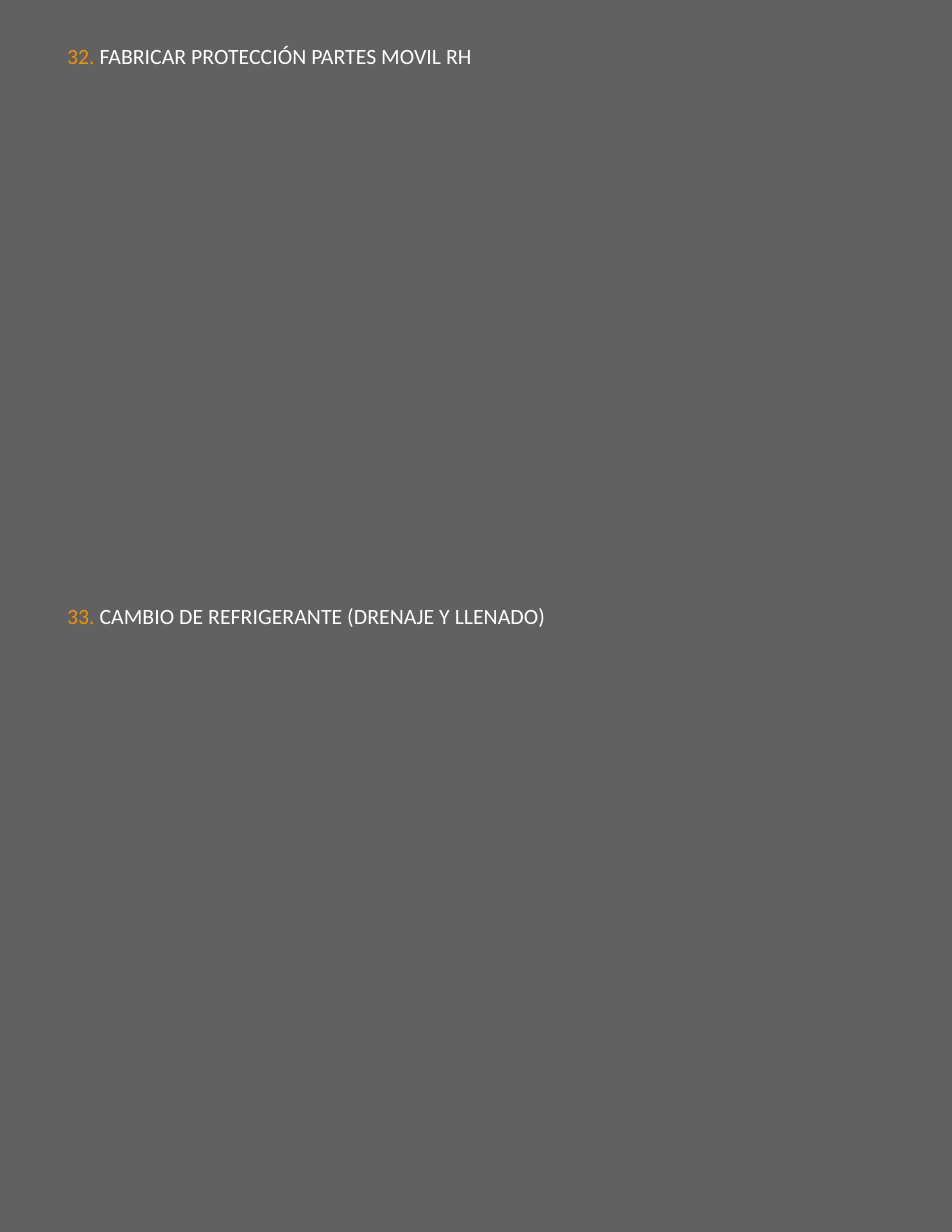
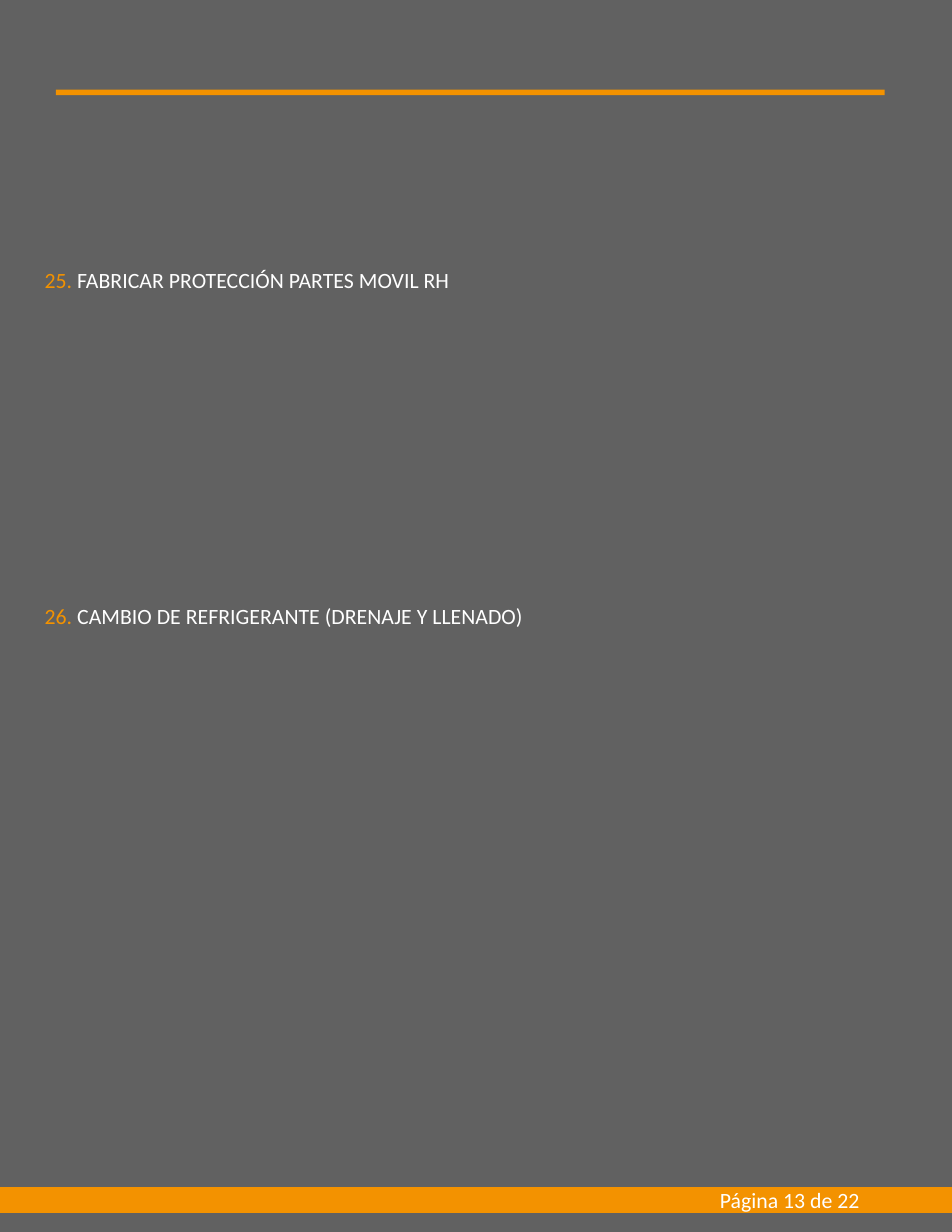
Before and after one commit to AlexanderMaverick/automated-report-excel-to-ppt, a slide deck: slide 13 of assets/archivo.pptx. Drawn at 952x1232 pixels with LibreOffice and Linux fonts; fonts in the diff are those of the drawing. Boxes give left, top, right and bottom in pixels: in the first picture for what was removed or moved away, otherwise in the second. Text is boxed around its words. In the diff, an @@ line names an element or a change of style, - is before the commit and + after.

```diff
--- a/assets/archivo.pptx
+++ b/assets/archivo.pptx
@@ rectangle added at box(56, 90, 885, 95), fill #F39200 @@
@@ text at box(45, 270, 449, 288): text changed @@
-32. FABRICAR PROTECCIÓN PARTES MOVIL RH
+25. FABRICAR PROTECCIÓN PARTES MOVIL RH
@@ text at box(45, 608, 522, 627): text changed @@
-33. CAMBIO DE REFRIGERANTE (DRENAJE Y LLENADO)
+26. CAMBIO DE REFRIGERANTE (DRENAJE Y LLENADO)
@@ rectangle added at box(0, 1187, 952, 1213), fill #F39200 @@
@@ text added at box(720, 1193, 859, 1214), 14 pt, text #FFFFFF @@
+Página 13 de 22
```
Also in this commit, not shown: 21 other slides changed, 2 other files.
